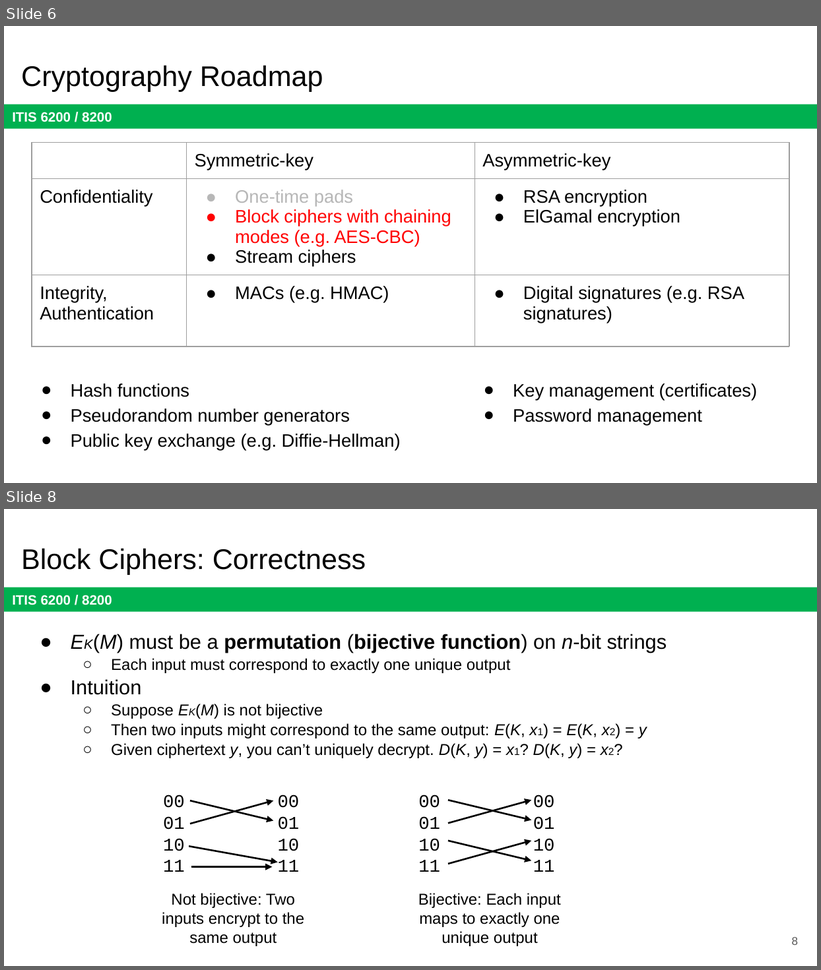
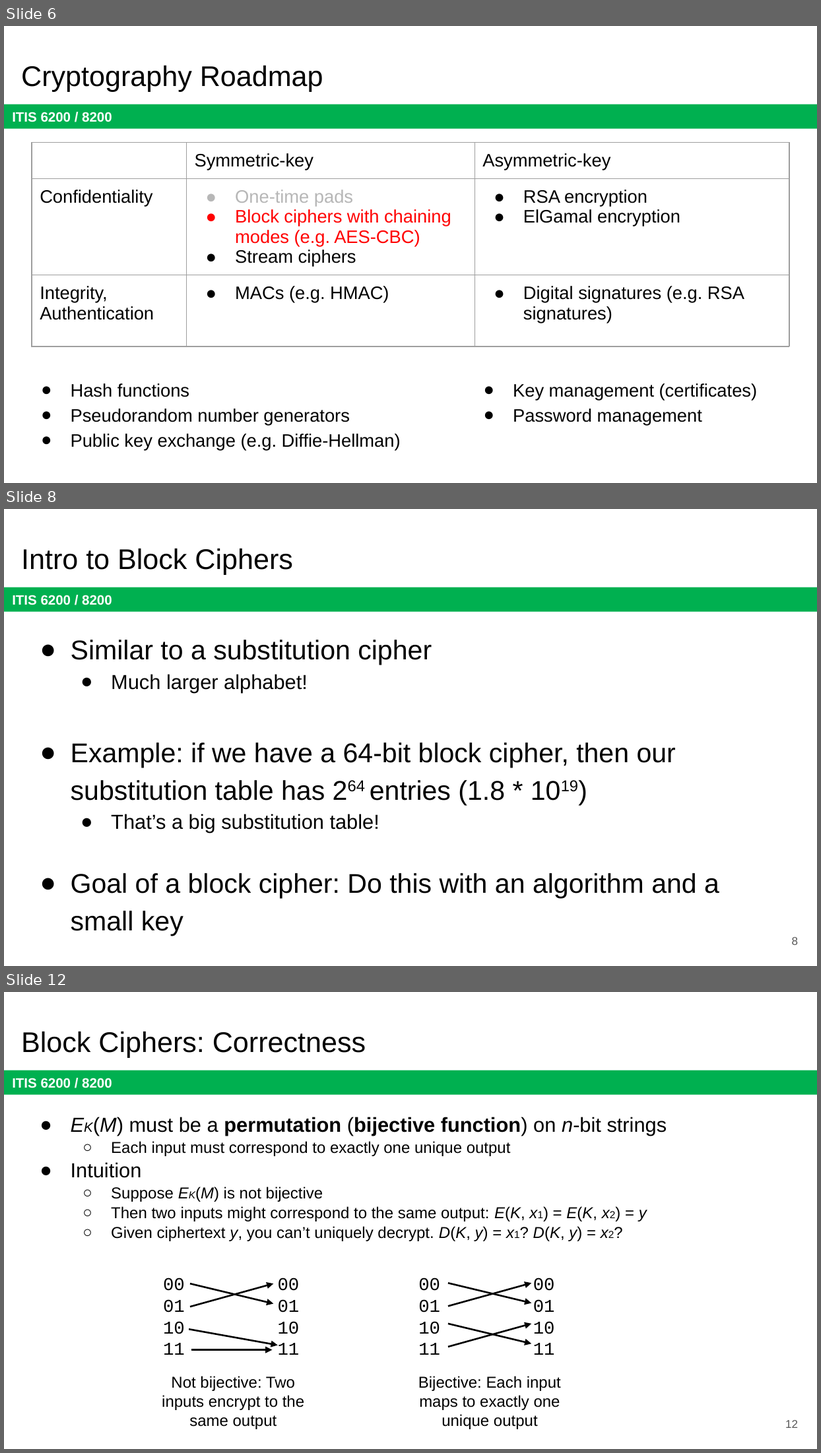
Before and after one commit to jx5c/github.io, a slide deck: teaching/ITIS6200/2023fa/lectures/lec03.pptx. Shown one above the other, each under a label of ours: slides 6 and 8 before the commit, slides 6, 8 and 12 after it; the slides between them are not shown. The pictures are 821x970 and 821x1453 pixels, drawn with LibreOffice and Linux fonts; fonts in the diff are those of the drawing. Boxes give left, top, right and bottom in pixels: in the first picture for what was removed or moved away, otherwise in the second. Text is boxed around its words. In the diff, an @@ line names an element or a change of style, - is before the commit and + after.

```diff
--- a/teaching/ITIS6200/2023fa/lectures/lec03.pptx
+++ b/teaching/ITIS6200/2023fa/lectures/lec03.pptx
@@ slide 8 added at [4,509,817,966], background #FFFFFF; not listed: 1 template element that a slide beside it also shows @@
@@ title added at [21,548,293,575], 25.2 pt, text #000000 @@
+Intro to Block Ciphers
@@ text added at [71,640,719,936], 24 pt, text #000000 @@
+● Similar to a substitution cipher
+  ● Much larger alphabet!
+● Example: if we have a 64-bit block cipher, then our substitution table has 264 entries (1.8 * 1019)
+  ● That’s a big substitution table!
+● Goal of a block cipher: Do this with an algorithm and a small key
@@ page number added at [792,937,799,945], 10 pt, text #595959 @@
+8
@@ what was slide 8 is now slide 12 @@
@@ page number at [785,1420,798,1428]: text changed @@
-8
+12
```
Also in this commit, not shown: 8 slides changed, 5 other slides added, 2 slides removed, 1 other file.
